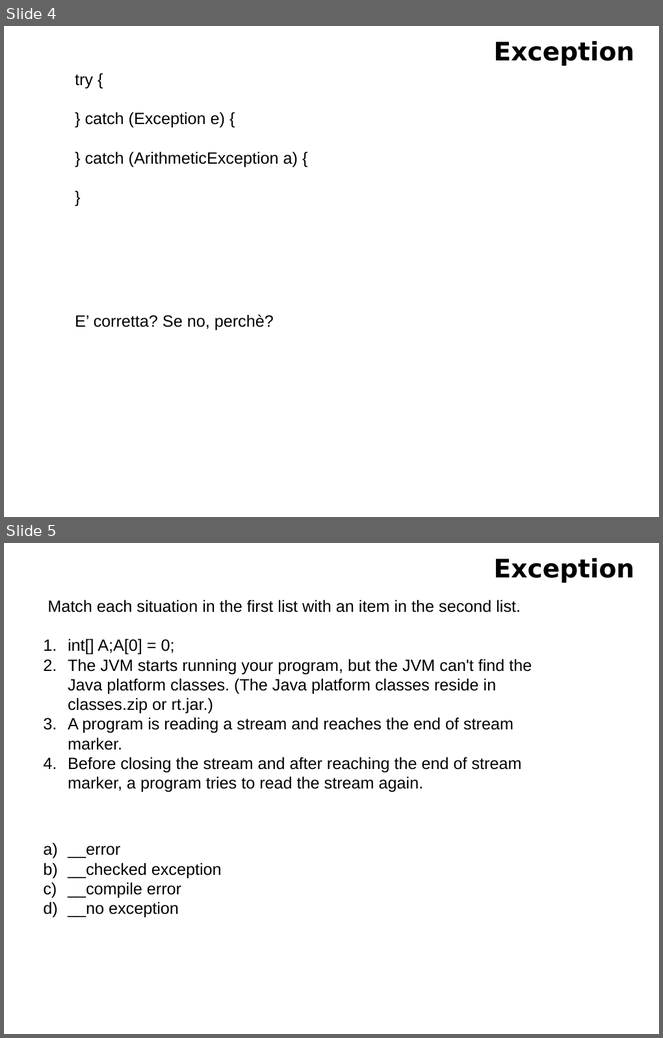
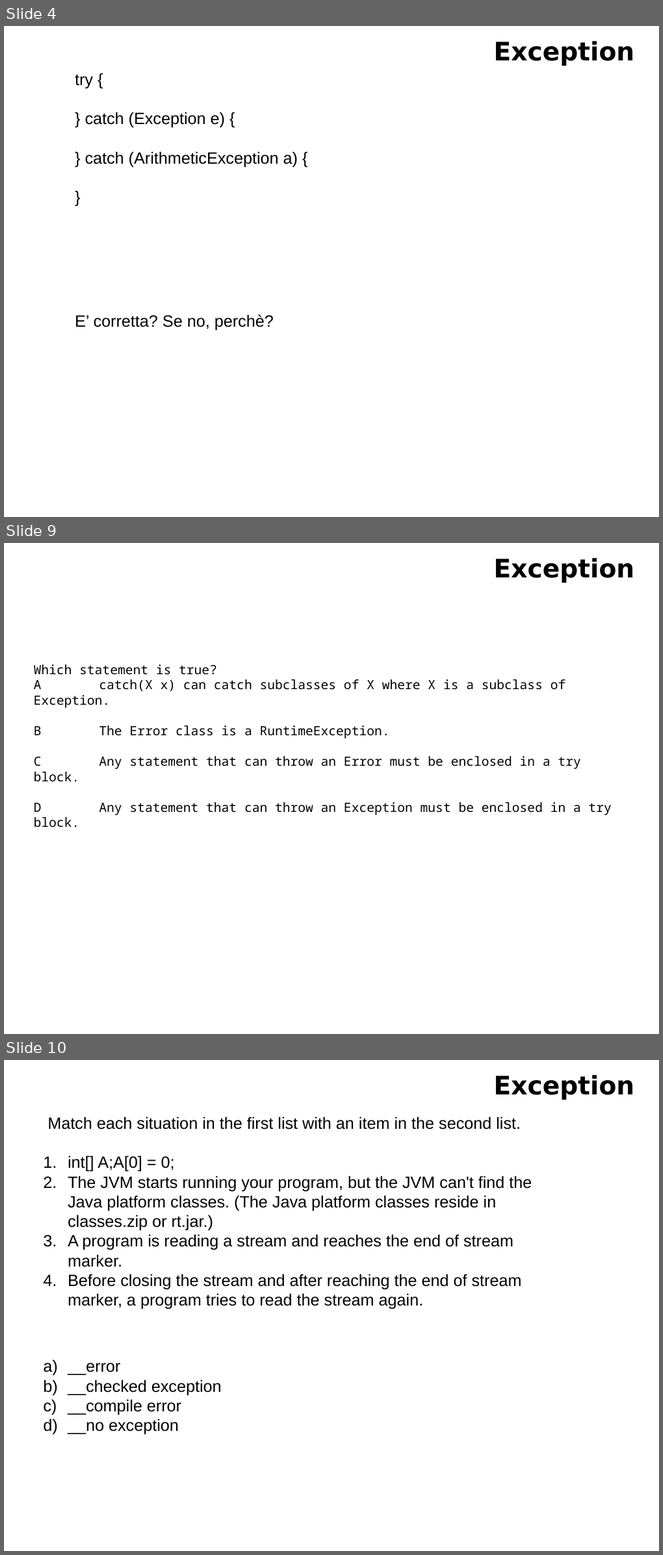
Before and after one commit to fgaudenzi/lezioni, a slide deck: lez 14/ex.pptx. Shown one above the other, each under a label of ours: slides 4 and 5 before the commit, slides 4, 9 and 10 after it; the slides between them are not shown. The pictures are 663x1038 and 663x1555 pixels, drawn with LibreOffice and Linux fonts; fonts in the diff are those of the drawing. Boxes give left, top, right and bottom in pixels: in the first picture for what was removed or moved away, otherwise in the second. Text is boxed around its words. In the diff, an @@ line names an element or a change of style, - is before the commit and + after.

```diff
--- a/lez 14/ex.pptx
+++ b/lez 14/ex.pptx
@@ slide 9 added at (x1=4, y1=543, x2=659, y2=1034), background #FFFFFF @@
@@ title added at (x1=494, y1=558, x2=635, y2=583), 28 pt, text #000000, bold @@
+Exception
@@ text added at (x1=34, y1=665, x2=612, y2=828), 14 pt, text #000000 @@
+Which statement is true?
+A catch(X x) can catch subclasses of X where X is a subclass of Exception.
+B The Error class is a RuntimeException.
+C Any statement that can throw an Error must be enclosed in a try block.
+D Any statement that can throw an Exception must be enclosed in a try block.
@@ what was slide 5 is now slide 10 @@
```
Also in this commit, not shown: 2 slides changed, 4 other slides added, 1 other file.
